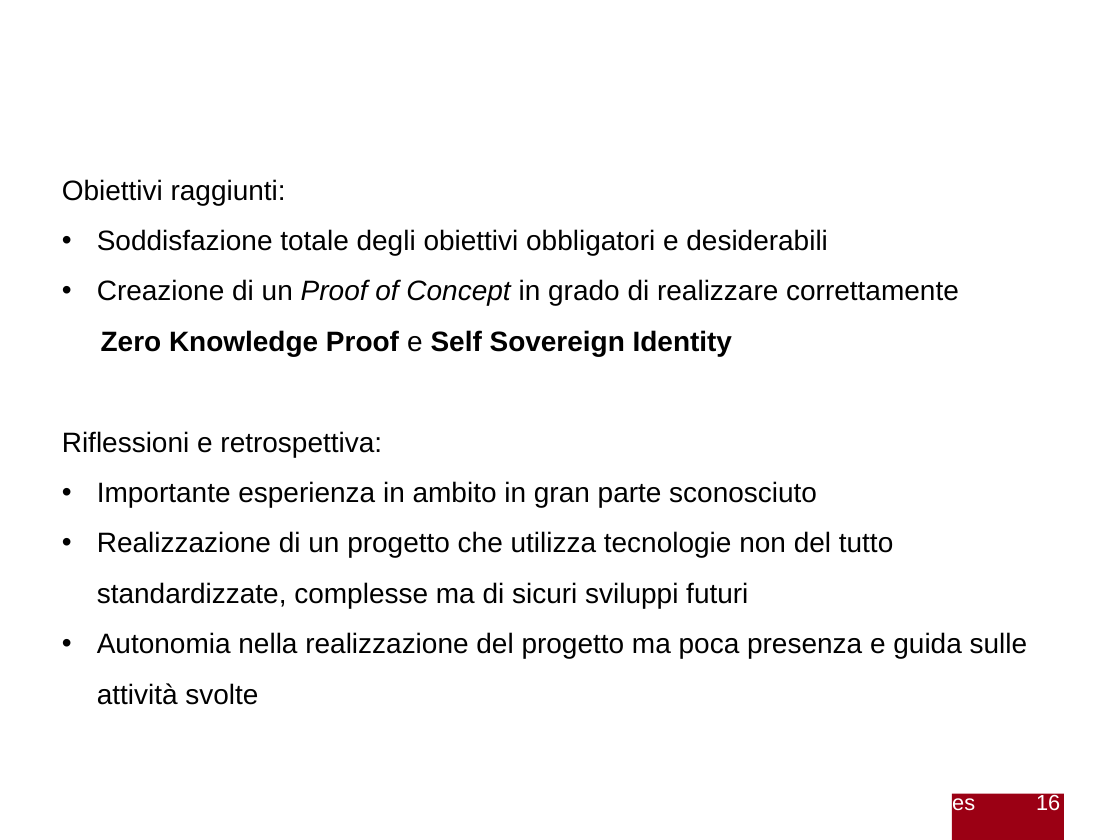
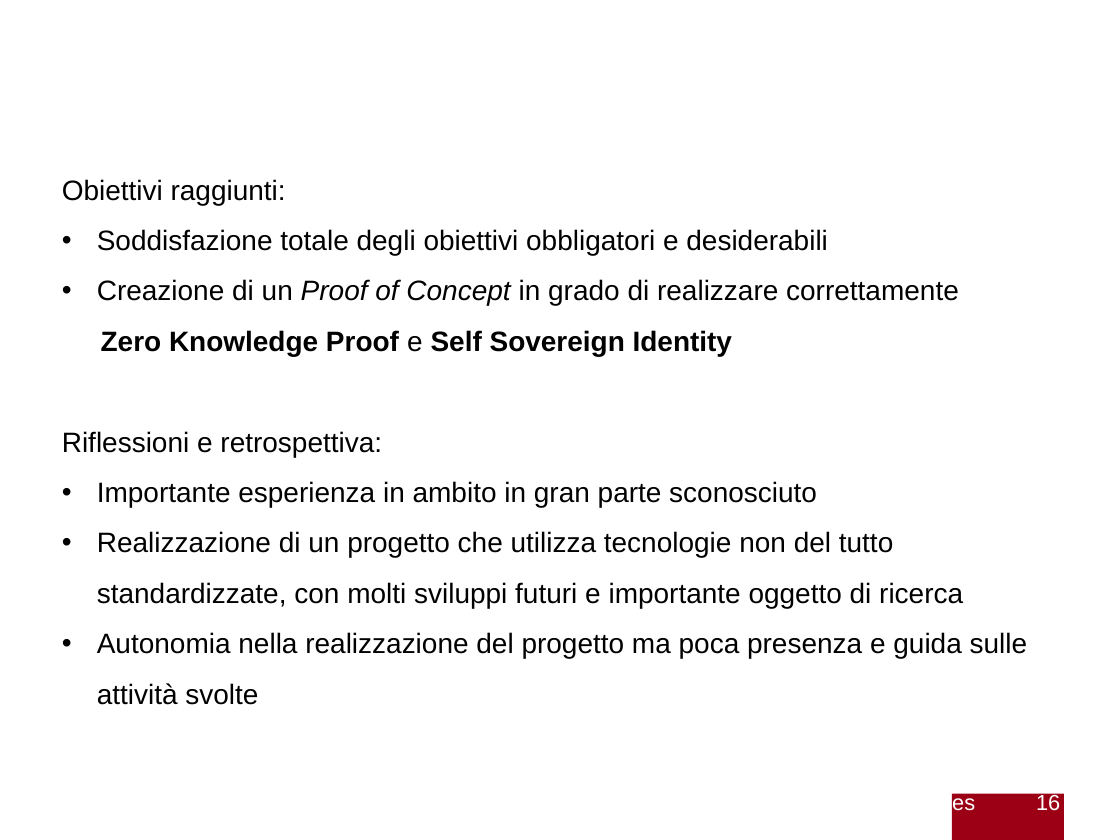
Before and after one commit to gabrielrovesti/Stage-e-Tesi-Triennale-UniPD, a slide deck: slide 16 of Presentazione/Presentazione Gabriel Rovesti.pptx. Drawn at 1120x840 pixels with LibreOffice and Linux fonts; fonts in the diff are those of the drawing; background and template pictures are left out. Boxes give left, top, right and bottom in pixels: in the first picture for what was removed or moved away, otherwise in the second. Text is boxed around its words. In the diff, an @@ line names an element or a change of style, - is before the commit and + after.

```diff
--- a/Presentazione/Presentazione Gabriel Rovesti.pptx
+++ b/Presentazione/Presentazione Gabriel Rovesti.pptx
@@ text at bbox=[97, 531, 963, 608]: text changed @@
-• Realizzazione di un progetto che utilizza tecnologie non del tutto standardizzate, complesse ma di sicuri sviluppi futuri
+• Realizzazione di un progetto che utilizza tecnologie non del tutto standardizzate, con molti sviluppi futuri e importante oggetto di ricerca
```
Also in this commit, not shown: 10 other slides changed, 2 other files.
